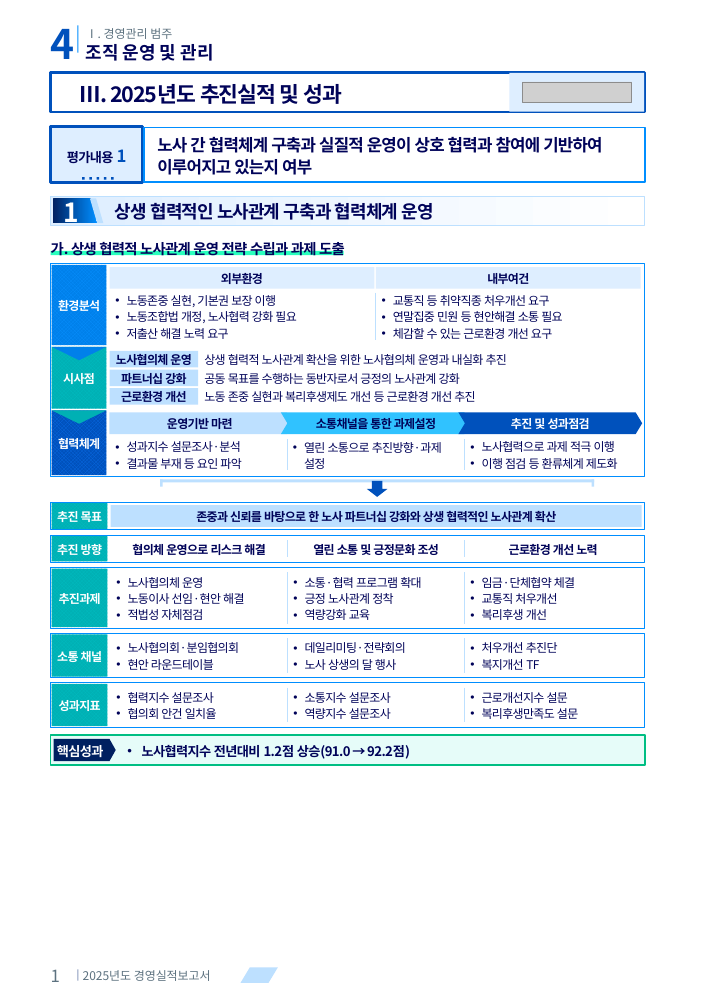
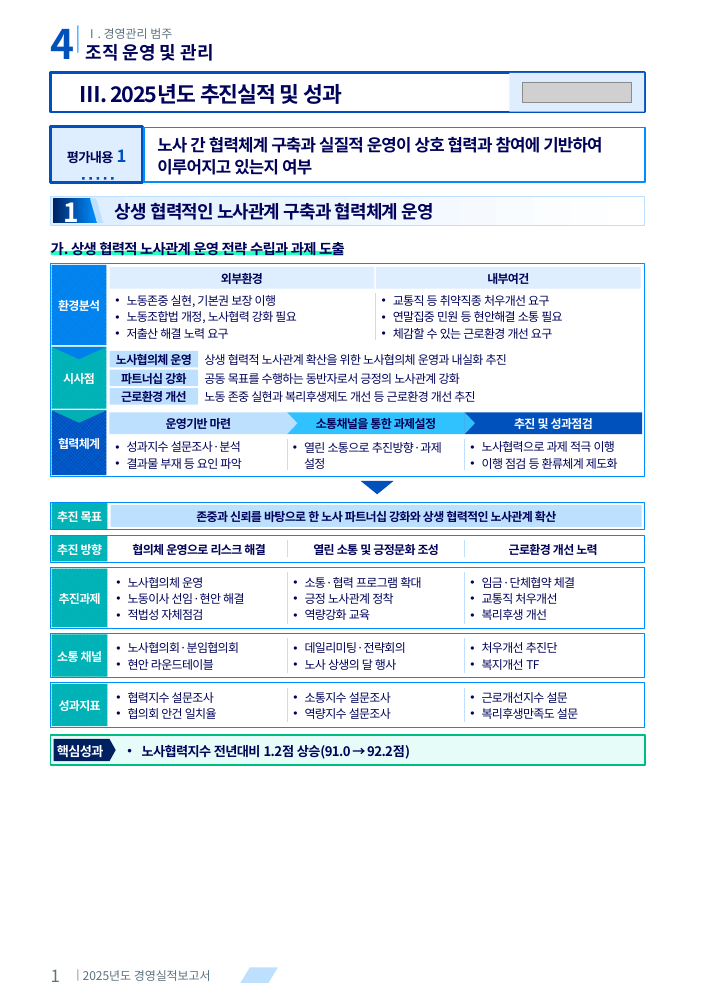
Before and after one commit to khjlsi-creator/claude, a slide deck: slide 1 of korad-경영평가-ppt/KORAD_경영평가_레이아웃_카탈로그_A4세로.pptx. Drawn at 713x1008 pixels with LibreOffice and Linux fonts; fonts in the diff are those of the drawing; grey boxes stand for pictures. Boxes give left, top, right and bottom in pixels: in the first picture for what was removed or moved away, otherwise in the second. Text is boxed around its words. In the diff, an @@ line names an element or a change of style, - is before the commit and + after.

```diff
--- a/korad-경영평가-ppt/KORAD_경영평가_레이아웃_카탈로그_A4세로.pptx
+++ b/korad-경영평가-ppt/KORAD_경영평가_레이아웃_카탈로그_A4세로.pptx
@@ rectangle "운영기반 마련" resized from (x1=109, y1=412, x2=293, y2=434) to (x1=109, y1=412, x2=287, y2=434) @@
@@ rectangle "운영기반 마련" at (x1=109, y1=412, x2=287, y2=434): pentagon arrow to rectangle @@
@@ rectangle "소통채널을 통한 과제설정" at (x1=287, y1=412, x2=465, y2=434): chevron to rectangle @@
@@ rectangle "소통채널을 통한 과제설정" resized from (x1=281, y1=412, x2=471, y2=434) to (x1=287, y1=412, x2=465, y2=434) @@
@@ freeform shape added at (x1=287, y1=412, x2=297, y2=434), fill #BDE0FF @@
@@ rectangle "추진 및 성과점검" resized from (x1=459, y1=412, x2=642, y2=434) to (x1=465, y1=412, x2=642, y2=434) @@
@@ rectangle "추진 및 성과점검" at (x1=465, y1=412, x2=642, y2=434): chevron to rectangle @@
@@ freeform shape added at (x1=465, y1=412, x2=475, y2=434), fill #30C2FF @@
@@ rectangle removed at (x1=160, y1=479, x2=594, y2=483) @@
@@ rectangle removed at (x1=160, y1=479, x2=163, y2=486) @@
@@ rectangle removed at (x1=591, y1=479, x2=594, y2=486) @@
@@ freeform shape added at (x1=360, y1=481, x2=393, y2=495), fill #0051BC @@
@@ down arrow removed at (x1=366, y1=481, x2=387, y2=497) @@
```
Also in this commit, not shown: 5 other slides changed, 2 slides added, 9 other files.
